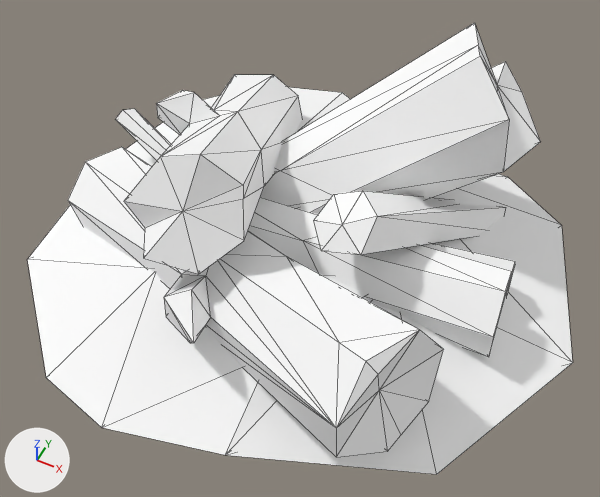
The glTF model public/siege/scifi/meadow_SM_Prop_Camp_Fireplace_01.gltf, before and after one commit.
Camera for both pictures: a 50 mm camera at (0.391, -0.767, 0.986) aimed at (0.035, -0.057, 0.098). Every picture has the same lights, and +X, +Y and +Z are marked at lower left. The picture after the commit comes second. Mesh edges are drawn as thin lines. Where no turn or scale is listed for an object, it has been applied to the vertices.

Names of what the first picture shows: 'SM_Prop_Camp_Fireplace_01'.
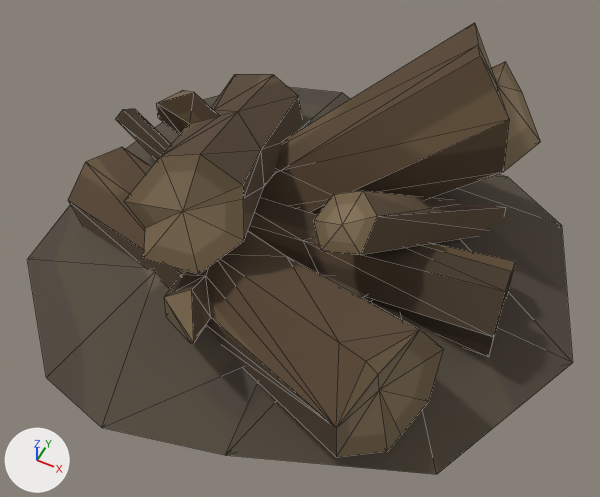
Pixel boxes (x1, y1, x2, y2) of what changed, in the pictures (600 x 497 px):
```json
{"object": "SM_Prop_Camp_Fireplace_01", "change": "surface changed", "before": [27, 23, 573, 474], "after": [27, 23, 573, 474], "on screen": "white to brown"}
```

The change, as JSON lines over the scene's bpy script:
```json
{"op": "add", "block": "img_polygonnaturebiomes_meadow_texture_01", "code": ["img_polygonnaturebiomes_meadow_texture_01 = load_image('PolygonNatureBiomes_Meadow_Texture_01', 'PolygonNatureBiomes_Meadow_Texture_01.webp', 4096, 4096, 'sRGB')"]}
{"op": "remove", "block": "mat_nature_base_mat6", "code": "mat_nature_base_mat6.base_color = (1.0, 1.0, 1.0)  # white #ffffff"}
{"op": "add", "block": "mat_nature_base_mat6", "code": "mat_nature_base_mat6.texture = img_polygonnaturebiomes_meadow_texture_01"}
```
